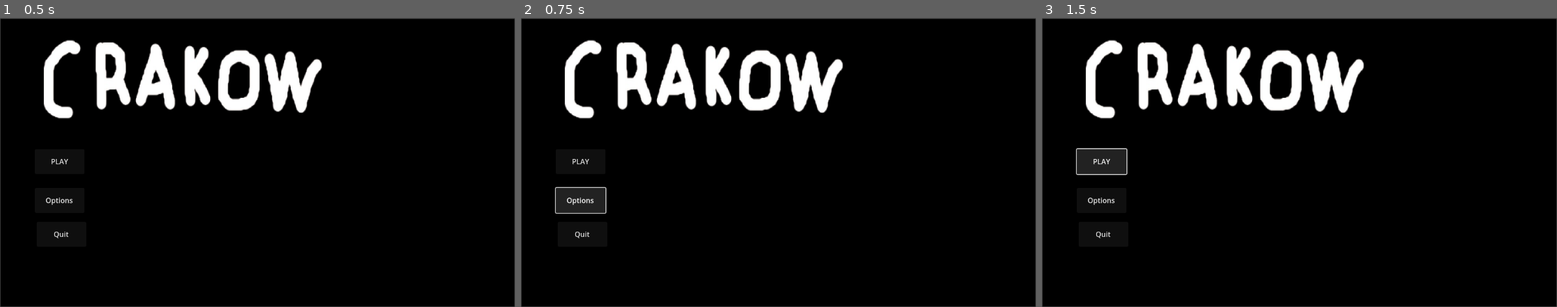
Above: before the commit, frames 1-3 (left to right).
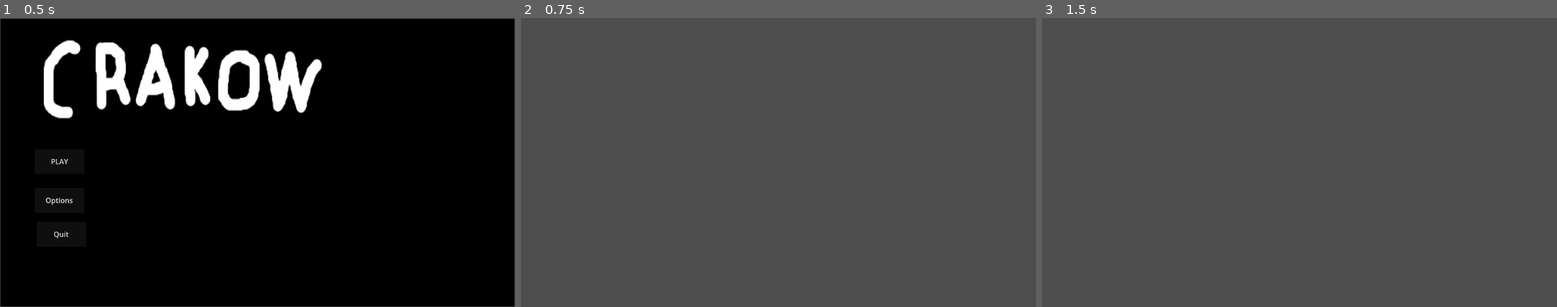
Above: after the commit, the same moments.

Repository: MagmaticPage255/Crakow
Game: Godot game, scene res://Scenes/main_menu.tscn
Same seed, same stepped clock (60 frames per second), same inputs: the game is played once before the commit and once after it. The project has no main scene, so this scene is started directly.
Inputs (mouse positions are in pixels of both pictures, inside the frame that each line leads up to):
- Up to frame 1 (0.5 s): no input
- Up to frame 2 (0.75 s): click "Options" at 0.5 s
- Up to frame 3 (1.5 s): click (1103, 162) at 1.25 s, where only the run before the commit has a clickable "PLAY"

Frame 1 is identical in both runs. In frame 2, 99% of the frame differs, in the area x 0-100%, y 0-100%; in frame 3, 99%.

Commit message:
update main menu
yea

Diff:
--- a/Scenes/main_menu.gd
+++ b/Scenes/main_menu.gd
@@ -1,17 +1,12 @@
 extends Control
 
 
-func _on_button_2_pressed() -> void:
-	#get_tree().change_scene_to_file("res://Scenes/options.tscn")
-	pass
 
+func _on_play_pressed() -> void:
+	get_tree().change_scene_to_file("res://Scenes/TestWorld.tscn")
 
+func _on_options_pressed() -> void:
+	get_tree().change_scene_to_file("res://Scenes/options.tscn")
 
-
-func _on_button_3_pressed() -> void:
-	#get_tree().quit()
-	pass
-
-
-func _on_button_pressed() -> void:
-	pass # Replace with function body.
+func _on_quit_pressed() -> void:
+	get_tree().quit()
--- a/Scenes/main_menu.tscn
+++ b/Scenes/main_menu.tscn
@@ -36,7 +36,7 @@
 offset_bottom = 437.0
 text = "Options"
 
-[node name="Qui" type="Button" parent="."]
+[node name="Quit" type="Button" parent="."]
 layout_mode = 0
 offset_left = 82.0
 offset_top = 457.0
@@ -53,5 +53,6 @@
 scale = Vector2(0.865027, 1.03355)
 texture = ExtResource("3_ce3w2")
 
-[connection signal="pressed" from="Options" to="." method="_on_button_2_pressed"]
-[connection signal="pressed" from="Qui" to="." method="_on_button_3_pressed"]
+[connection signal="pressed" from="Play" to="." method="_on_play_pressed"]
+[connection signal="pressed" from="Options" to="." method="_on_options_pressed"]
+[connection signal="pressed" from="Quit" to="." method="_on_quit_pressed"]
